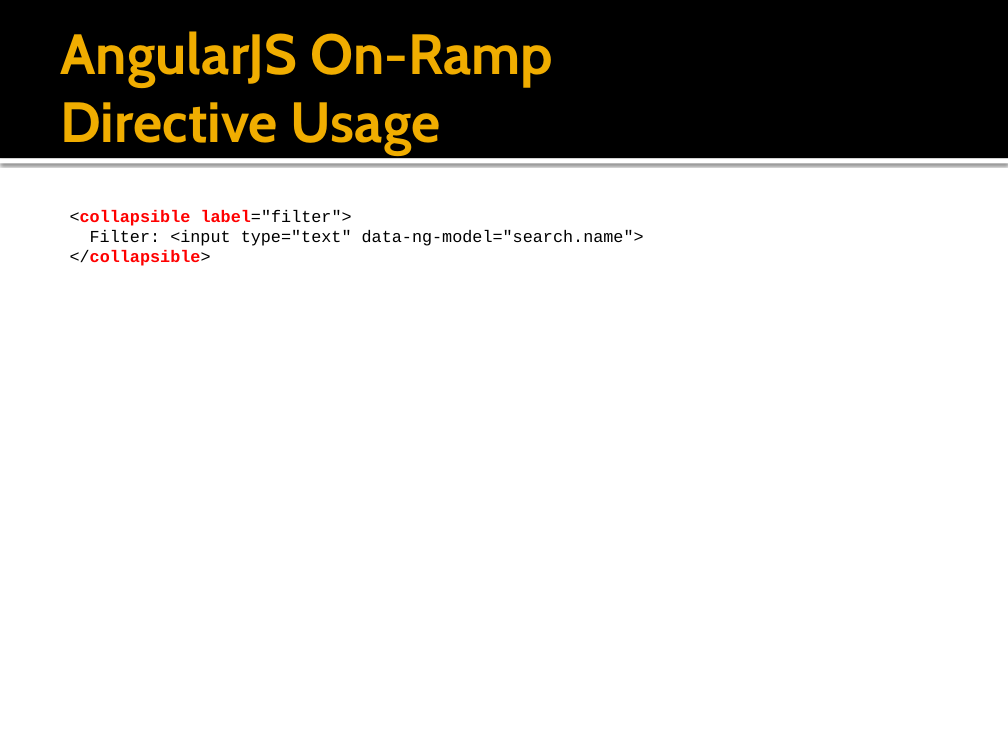
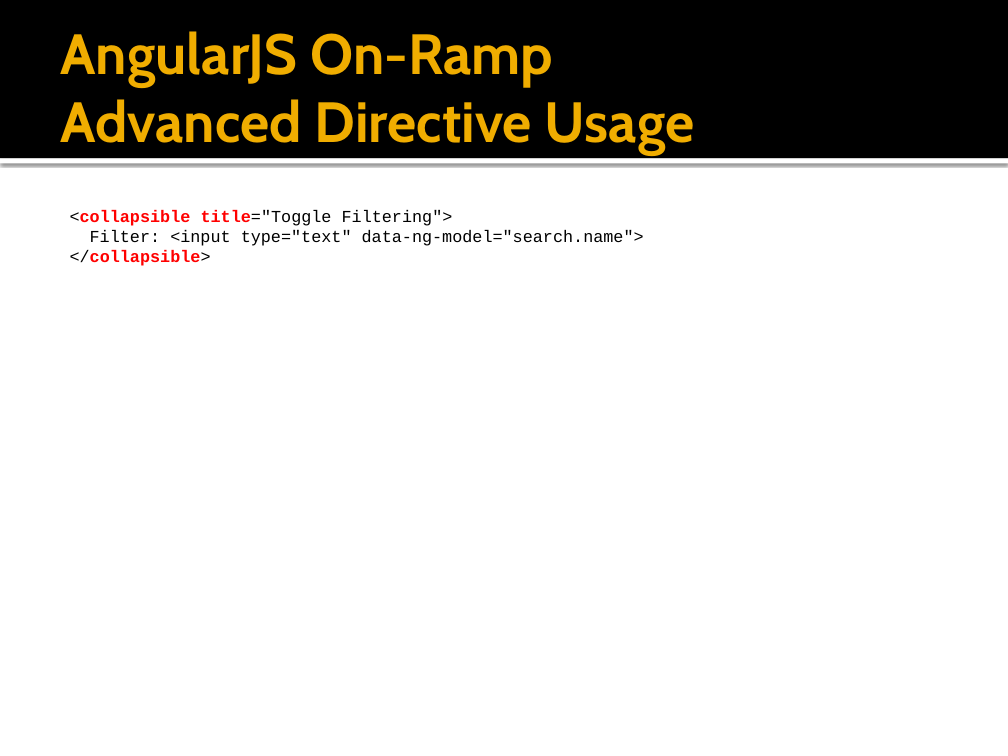
Before and after one commit to MarkFreedman/AngularJSOnRamp, a slide deck: slide 36 of AngularJS On-Ramp.pptx (slide 34 before the commit). Drawn at 1008x756 pixels with LibreOffice and Linux fonts; fonts in the diff are those of the drawing. Boxes give left, top, right and bottom in pixels: in the first picture for what was removed or moved away, otherwise in the second. Text is boxed around its words. In the diff, an @@ line names an element or a change of style, - is before the commit and + after.

Commit message:
Updated the basic directive example, and created an advanced example.

```diff
--- a/AngularJS On-Ramp.pptx
+++ b/AngularJS On-Ramp.pptx
@@ title at (x1=60, y1=31, x2=695, y2=155): text changed @@
-AngularJS On-Ramp
-Directive Usage
+AngularJS On-Ramp
+Advanced Directive Usage
@@ text at (x1=70, y1=210, x2=453, y2=226): text changed; text colour #FF0000 to #000000; bold off @@
-<collapsible label="filter">
+<collapsible title="Toggle Filtering">
```
Also in this commit, not shown: 1 other slide changed, 2 slides added, 5 other files.
